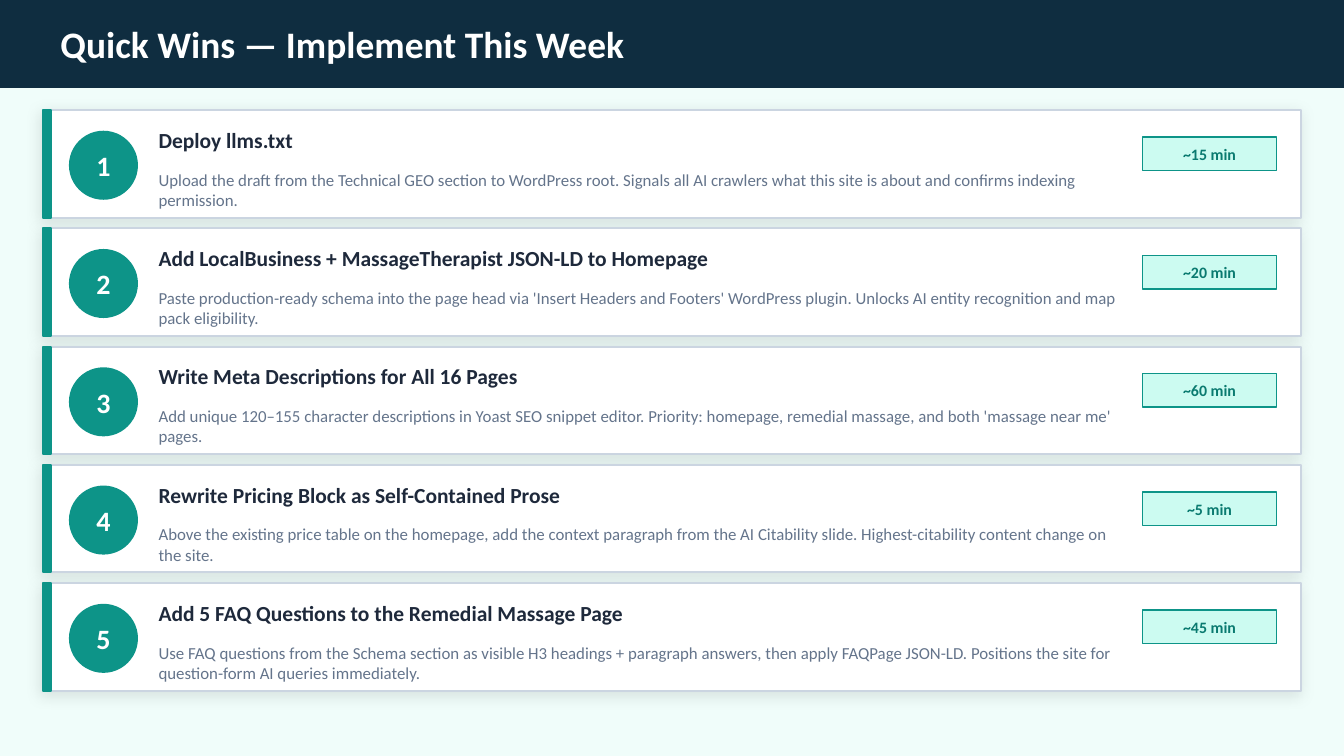
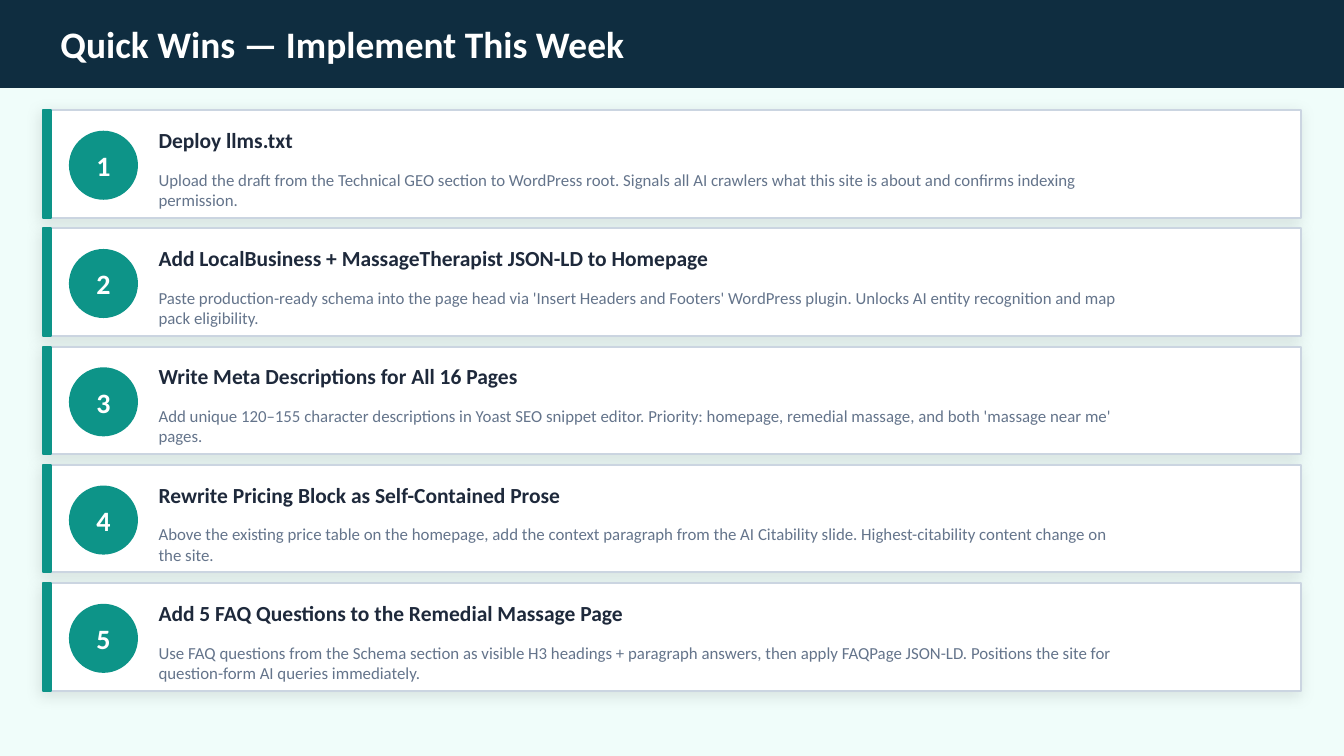
Before and after one commit to hsim334/GEO-clean, a slide deck: slide 11 of GEO_Audit_Brisbane_Zinia_Massage.pptx. Drawn at 1344x756 pixels with LibreOffice and Linux fonts; fonts in the diff are those of the drawing. Boxes give left, top, right and bottom in pixels: in the first picture for what was removed or moved away, otherwise in the second. Text is boxed around its words. In the diff, an @@ line names an element or a change of style, - is before the commit and + after.

```diff
--- a/GEO_Audit_Brisbane_Zinia_Massage.pptx
+++ b/GEO_Audit_Brisbane_Zinia_Massage.pptx
@@ rectangle removed at box(1142, 137, 1277, 171) @@
@@ text removed at box(1183, 149, 1236, 160) @@
-~15 min
@@ rectangle removed at box(1142, 255, 1277, 289) @@
@@ text removed at box(1183, 267, 1236, 278) @@
-~20 min
@@ rectangle removed at box(1142, 374, 1277, 407) @@
@@ text removed at box(1183, 385, 1236, 396) @@
-~60 min
@@ rectangle removed at box(1142, 492, 1277, 526) @@
@@ text removed at box(1187, 504, 1232, 515) @@
-~5 min
@@ rectangle removed at box(1142, 610, 1277, 644) @@
@@ text removed at box(1183, 622, 1236, 633) @@
-~45 min
```
Also in this commit, not shown: 1 other file.
